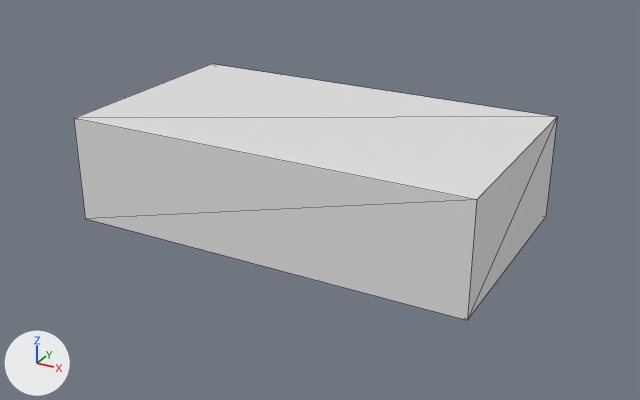
The glTF model 3dplayer/chassis.glb as it was, and as the next commit left it.
Before and after are seen from a camera (50 mm lens) standing at (7.47, -13.44, 6.1) and looking at (0.2, -0.22, -0.51). The lights are fixed; the arrows at lower left show +X, +Y and +Z. Mesh edges are drawn as thin lines. Vertices at the same position are counted once.
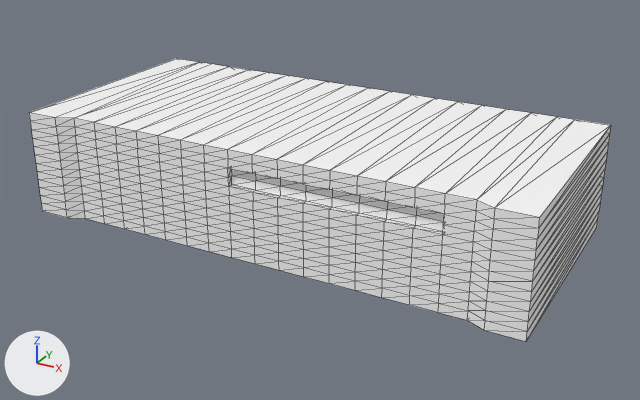
Changed parts and their boxes (x1, y1, x2, y2) in the pictures (640 x 400 px):
'Cube', reshaped (20% wider, 10% taller)
    before: (74, 64, 557, 320)
    after: (29, 59, 611, 341)
part 1 of me_cube, added
    after: (29, 59, 611, 341)

The change, as a list of edits to the scene's bpy script:
```text
Add mat_display:
    mat_display = principled_material('Display')
    mat_display.base_color = (1.0, 1.0, 1.0)  # white #ffffff
    mat_display.metallic = 1.0
    mat_display.roughness = 1.0
Add mat_metal:
    mat_metal = principled_material('Metal')
    mat_metal.base_color = (1.0, 1.0, 1.0)  # white #ffffff
    mat_metal.roughness = 0.4
Change me_cube:
    used by ob_cube; location = (0.0, 0.0, 0.0); scale = (3.82, -2.15, 1.0)
    remove me_cube.from_pydata(...)  # 8 vertices, 12 faces; spans x -1.0..1.0, y -1.0..1.0, z -1.0..1.0
    remove me_cube.materials.append(mat_material)  # white #e7e7e7
    add me_cube.from_pydata(...)  # 566 vertices, 1128 faces; spans x -1.25..1.25, y -1.0..1.07, z -1.0..1.0
    me_cube part 1: 558 vertices added at x -1.25..1.25, y -1.0..1.07, z -1.0..1.0
    add me_cube.materials.append(mat_metal)  # white #ffffff
    add me_cube.materials.append(mat_display)  # white #ffffff
```
